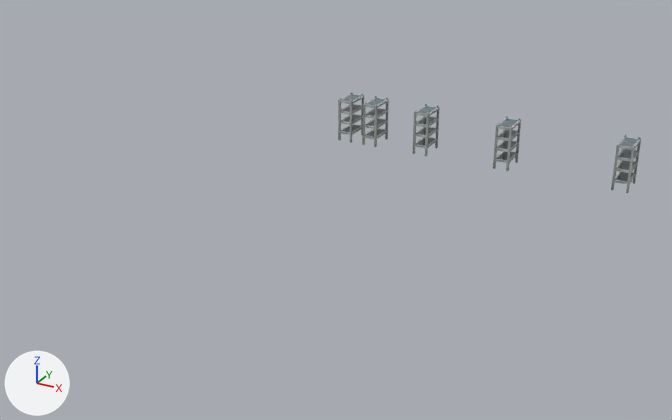
What one commit did to the FBX model ImporterExporterFBXexporter/FBXexporter/Shelf.fbx.
One viewpoint serves both versions: a 50 mm lens placed at (0.1519, -0.2908, 0.1145), pointed at (0.0364, -0.0808, 0.0095). Lighting does not change. The marker at lower left points along +X, +Y and +Z.

The first picture shows 'Shelf', 'thing1', 'thing2', 'thing3', 'thing4'.
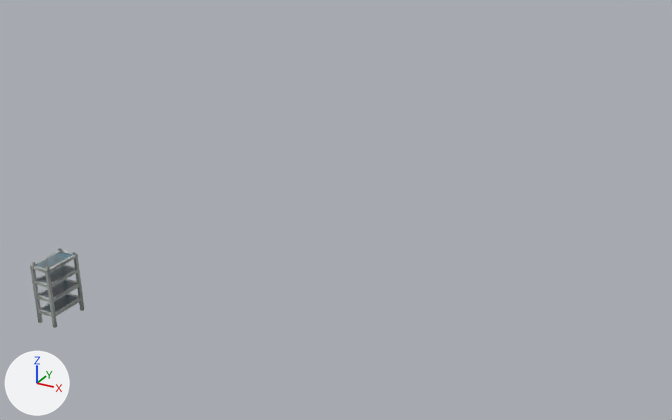
The change, as a diff of the scene's bpy script:
```diff
--- a/ImporterExporterFBXexporter/FBXexporter/Shelf.fbx.py
+++ b/ImporterExporterFBXexporter/FBXexporter/Shelf.fbx.py
@@ ob_thing1 @@
-ob_thing1 = bpy.data.objects.new('thing1', me_mesh)
-ob_thing1.parent = ob_shelf
-ob_thing1.location = (1.0, 0.0, 0.0)
@@ ob_thing2 @@
-ob_thing2 = bpy.data.objects.new('thing2', me_mesh)
-ob_thing2.parent = ob_thing1
-ob_thing2.location = (2.0, 0.0, 0.0)
@@ ob_shelf @@
 ob_shelf = bpy.data.objects.new('Shelf', me_mesh)
-ob_shelf.location = (0.0, 0.0, 0.0)
+ob_shelf.location = (0.0, -0.15, 0.0)
 ob_shelf.rotation_euler = (1.571, 0.0, 0.0)  # degrees (90, 0, 0)
@@ ob_thing3 @@
-ob_thing3 = bpy.data.objects.new('thing3', me_mesh)
-ob_thing3.parent = ob_thing2
-ob_thing3.location = (3.0, 0.0, 0.0)
@@ ob_thing4 @@
-ob_thing4 = bpy.data.objects.new('thing4', me_mesh)
-ob_thing4.parent = ob_thing3
-ob_thing4.location = (4.0, 0.0, 0.0)
```

Changed parts and their boxes [x1, y1, x2, y2] in the pictures (672 x 420 px):
'Shelf', moved: before [338, 92, 364, 142]; after [30, 248, 84, 328]
'thing4', deleted: before [611, 135, 641, 193]
'thing3', deleted: before [493, 116, 521, 171]
'thing2', deleted: before [413, 104, 440, 156]
'thing1', deleted: before [362, 96, 389, 147]
